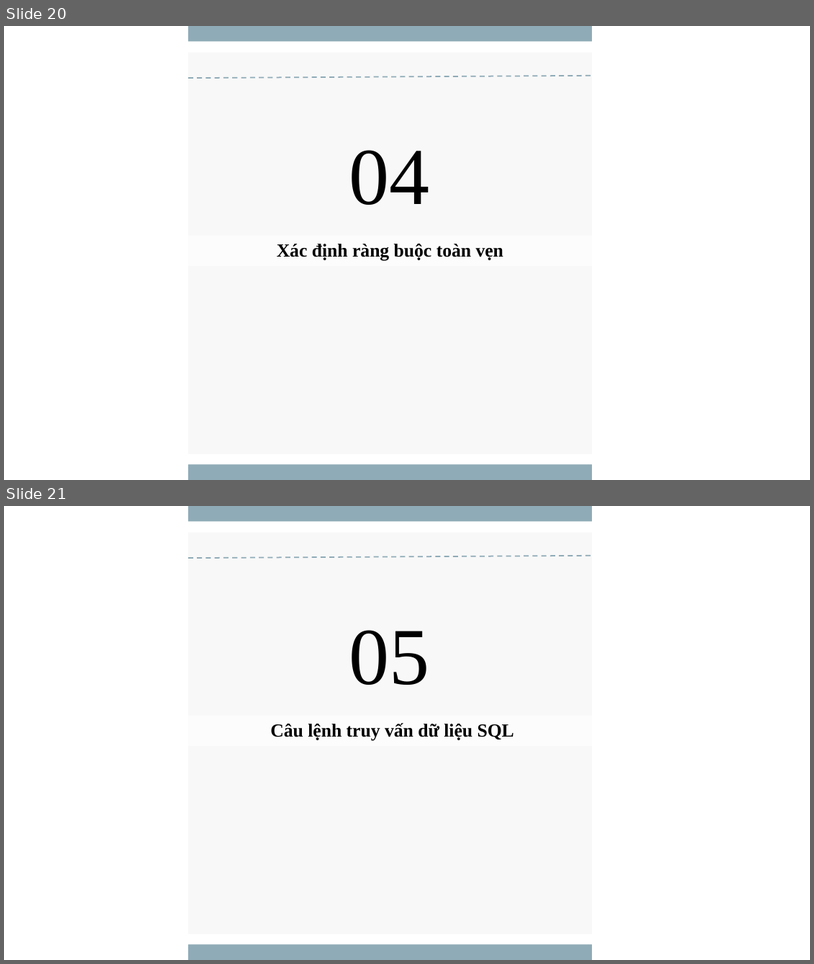
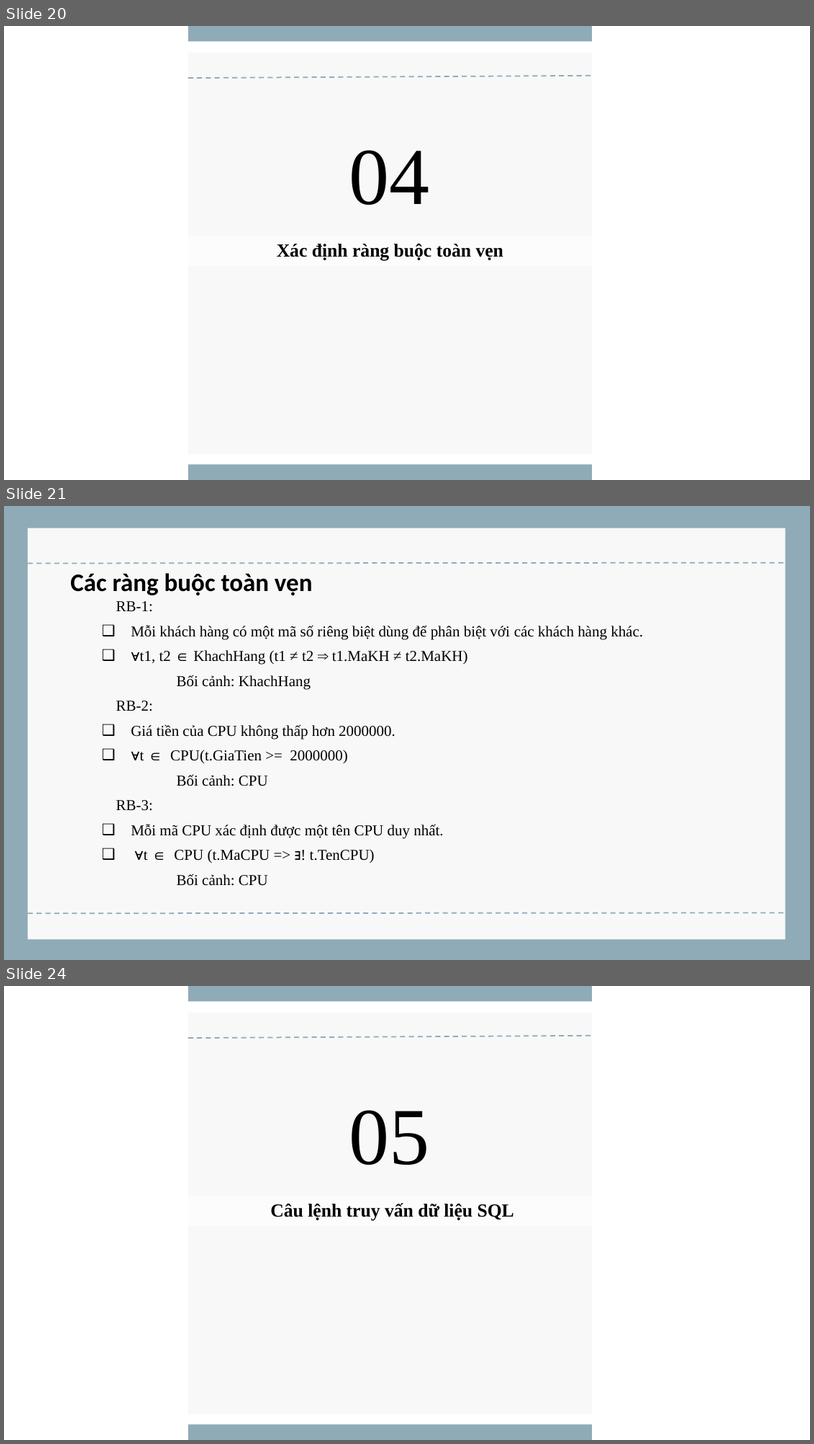
Before and after one commit to dinhminhlh/Major-Assignment-DataBase, a slide deck: CSDL_1_2_22_N04_NHOM07_Loading.pptx. Shown one above the other, each under a label of ours: slides 20 and 21 before the commit, slides 20, 21 and 24 after it; the slides between them are not shown. The pictures are 814x964 and 814x1444 pixels, drawn with LibreOffice and Linux fonts; fonts in the diff are those of the drawing. Boxes give left, top, right and bottom in pixels: in the first picture for what was removed or moved away, otherwise in the second. Text is boxed around its words. In the diff, an @@ line names an element or a change of style, - is before the commit and + after.

```diff
--- a/CSDL_1_2_22_N04_NHOM07_Loading.pptx
+++ b/CSDL_1_2_22_N04_NHOM07_Loading.pptx
@@ slide 21 added at bbox=[4, 506, 810, 960], background #8FABB7 @@
@@ rectangle added at bbox=[28, 528, 786, 939], fill #F8F8F8 @@
@@ line added from (28, 564) to (789, 563), #8FABB7 1.5 pt dashed @@
@@ text added at bbox=[70, 573, 643, 885], 18 pt, text #000000 @@
+Các ràng buộc toàn vẹn
+RB-1:
+❑ Mỗi khách hàng có một mã số riêng biệt dùng để phân biệt với các khách hàng khác.
+❑ ∀t1, t2 ∈ KhachHang (t1 ≠ t2 ⇒ t1.MaKH ≠ t2.MaKH)
+Bối cảnh: KhachHang
+RB-2:
+❑ Giá tiền của CPU không thấp hơn 2000000.
+❑ ∀t ∈ CPU(t.GiaTien >= 2000000)
+Bối cảnh: CPU
+RB-3:
+❑ Mỗi mã CPU xác định được một tên CPU duy nhất.
+❑ ∀t ∈ CPU (t.MaCPU => ∃! t.TenCPU)
+Bối cảnh: CPU
@@ line added from (28, 913) to (789, 913), #8FABB7 1.5 pt dashed @@
@@ what was slide 21 is now slide 24 @@
```
Also in this commit, not shown: 9 slides changed, 4 other slides added, 1 slide removed, 5 other files.
